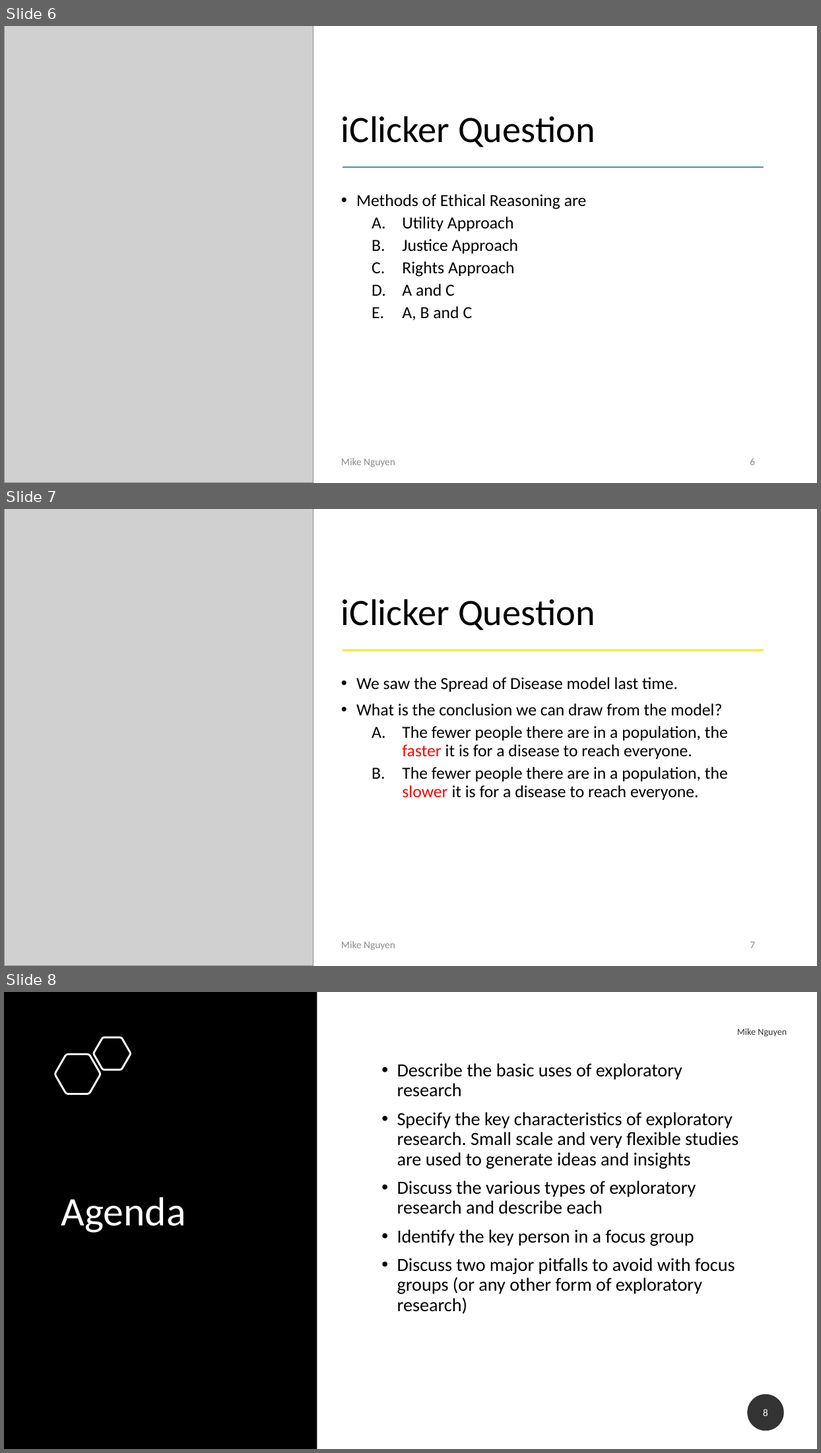
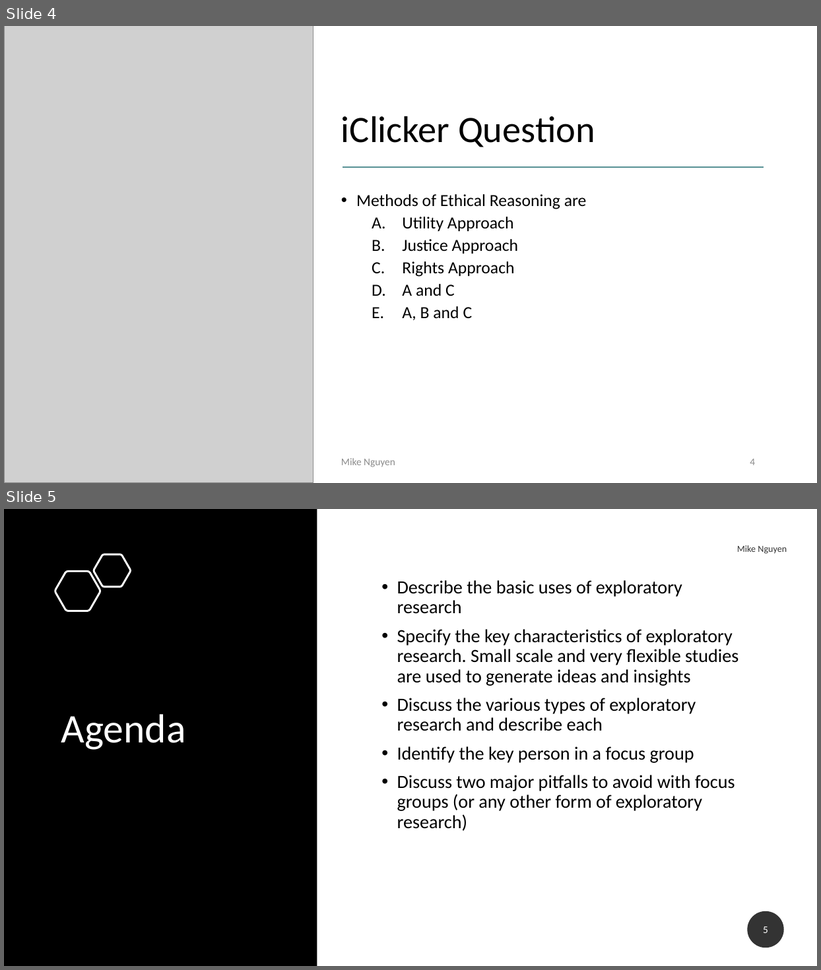
Before and after one commit to mikenguyen13/mar4050_S23_1, a slide deck: lectures/2/2_Problem & Intro to Project.pptx. Shown one above the other, each under a label of ours: slides 6, 7 and 8 before the commit, slides 4 and 5 after it. The pictures are 821x1453 and 821x970 pixels, drawn with LibreOffice and Linux fonts; fonts in the diff are those of the drawing; grey boxes stand for pictures. Boxes give left, top, right and bottom in pixels: in the first picture for what was removed or moved away, otherwise in the second. Text is boxed around its words. In the diff, an @@ line names an element or a change of style, - is before the commit and + after.

```diff
--- a/lectures/2/2_Problem & Intro to Project.pptx
+++ b/lectures/2/2_Problem & Intro to Project.pptx
@@ slide 7 removed at bbox=[4, 509, 817, 966], background #FFFFFF @@
@@ picture removed at bbox=[4, 509, 314, 966] @@
@@ title removed at bbox=[341, 599, 595, 630] @@
-iClicker Question
@@ line removed from (343, 650) to (764, 650) @@
@@ text removed at bbox=[356, 677, 728, 800] @@
-• We saw the Spread of Disease model last time.
-• What is the conclusion we can draw from the model?
-  A. The fewer people there are in a population, the faster it is for a disease to reach everyone.
-  B. The fewer people there are in a population, the slower it is for a disease to reach everyone.
@@ text removed at bbox=[341, 941, 395, 951] @@
-Mike Nguyen
@@ page number removed at bbox=[750, 942, 755, 949] @@
-7
@@ what was slide 6 is now slide 4 @@
@@ page number at bbox=[750, 459, 755, 466]: text changed @@
-6
+4
@@ what was slide 8 is now slide 5 @@
@@ page number at bbox=[763, 927, 768, 933]: text changed @@
-8
+5
```
Also in this commit, not shown: 3 slides changed, 2 other slides removed, 1 other file.
